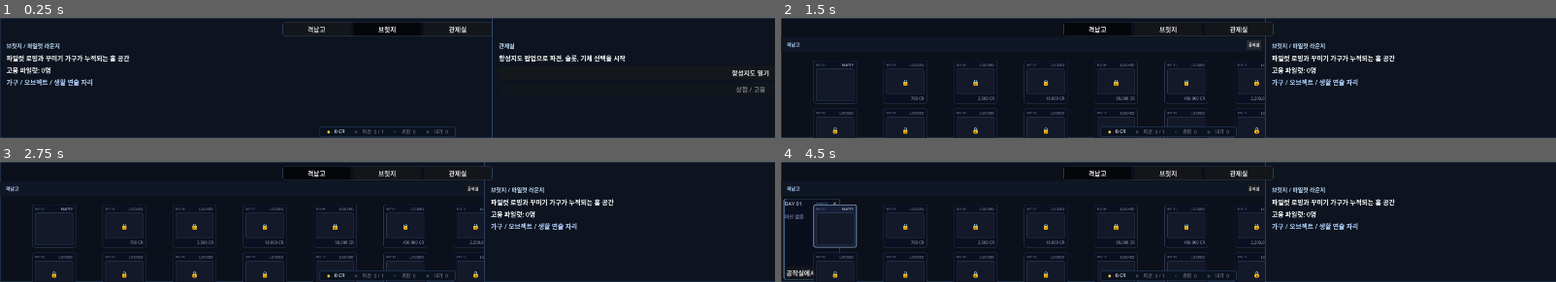
Above: before the commit, frames 1-4 (two rows, left to right).
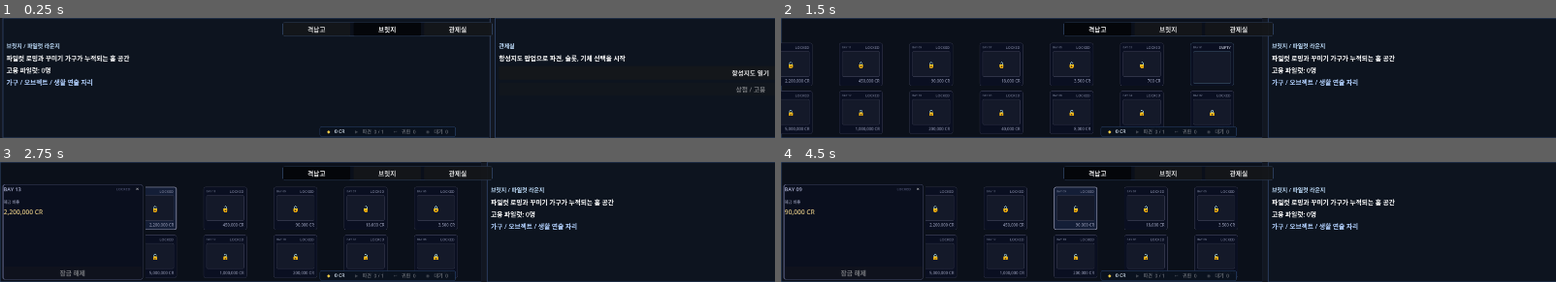
Above: after the commit, the same moments.

Repository: havergooday/dockclicker
Game: Godot game, scene res://scenes/main/main.tscn
Same seed, same stepped clock (60 frames per second), same inputs: the game is played once before the commit and once after it.
Inputs (mouse positions are in pixels of both pictures, inside the frame that each line leads up to):
- Up to frame 1 (0.25 s): no input
- Up to frame 2 (1.5 s): click "격납고" at 0.5 s; click (1253, 44) at 1.25 s, where only the run before the commit has a clickable "공작실"
- Up to frame 3 (2.75 s): click (7, 208) at 2.02 s
- Up to frame 4 (4.5 s): click (920, 189) at 2.75 s, where only the run after the commit has a clickable "✕"; click (835, 225) at 3.52 s; click (920, 204) at 4.25 s, where only the run before the commit has a clickable "✕"

The runs differ from the first frame. In frame 1, 0.7% of the frame differs, in the area x 0-64%, y 0-100%; in frame 2, 5.3%; in frame 3, 5.3%; in frame 4, 6.2%, in the area x 0-63%, y 0-100%.

Commit message:
refactor: HangarZone 헤더 제거, bay 우측 정렬, 구역 격벽 추가
- HangarZone: 격납고 타이틀/공작실 버튼 헤더 제거, 전체 구역 사용
- bay 그리드: 역순 열 배치로 slot 0이 우측 상단에 위치, 초기 스크롤 우측 고정
- 리빌드 시 스크롤 위치 보존 (_bay_scroll_pos)
- ShipCanvas: 격납고/브릿지/관제실 경계에 16px 격벽 추가

Co-Authored-By: Claude Sonnet 4.6 <noreply@anthropic.com>

Diff:
--- a/scripts/ui/hangar_zone.gd
+++ b/scripts/ui/hangar_zone.gd
@@ -13,16 +13,17 @@
 const DRAG_THRESHOLD := 6.0
 const TWEEN_DUR     := 0.22
 
-var _selected_slot: int   = -1
-var _detail_open:   bool  = false
-var _needs_rebuild: bool  = false
-var _scroll_ref:    ScrollContainer = null
-var _drag_start_x:  float = -1.0
-var _drag_start_h:  int   = 0
-var _was_dragging:  bool  = false
-var _grid_zone:     Control = null
-var _detail_zone:   Control = null
-var _layout_root:   Control = null
+var _selected_slot:  int   = -1
+var _detail_open:    bool  = false
+var _needs_rebuild:  bool  = false
+var _scroll_ref:     ScrollContainer = null
+var _drag_start_x:   float = -1.0
+var _drag_start_h:   int   = 0
+var _was_dragging:   bool  = false
+var _grid_zone:      Control = null
+var _detail_zone:    Control = null
+var _layout_root:    Control = null
+var _bay_scroll_pos: int   = 999999
 
 
 func _ready() -> void:
@@ -81,11 +82,10 @@
 	_layout_root = root
 
 	_build_background(root)
-	_build_header(root)
 
 	var content := Control.new()
 	content.set_anchors_preset(Control.PRESET_FULL_RECT)
-	content.offset_top = 86.0
+	content.offset_top = 50.0
 	content.mouse_filter = Control.MOUSE_FILTER_IGNORE
 	root.add_child(content)
 
@@ -128,59 +128,6 @@
 	root.add_child(bg)
 
 
-func _build_header(root: Control) -> void:
-	var bar := Control.new()
-	bar.anchor_left   = 0.0
-	bar.anchor_top    = 0.0
-	bar.anchor_right  = 1.0
-	bar.anchor_bottom = 0.0
-	bar.offset_top    = 48.0
-	bar.offset_bottom = 86.0
-	bar.mouse_filter = Control.MOUSE_FILTER_IGNORE
-
-	var bar_bg := ColorRect.new()
-	bar_bg.set_anchors_preset(Control.PRESET_FULL_RECT)
-	bar_bg.color = Color(0.06, 0.09, 0.15, 0.92)
-	bar_bg.mouse_filter = Control.MOUSE_FILTER_IGNORE
-	bar.add_child(bar_bg)
-
-	var sep := ColorRect.new()
-	sep.set_anchors_preset(Control.PRESET_BOTTOM_WIDE)
-	sep.offset_top = -1.0
-	sep.color = Color(0.22, 0.34, 0.52, 0.65)
-	sep.mouse_filter = Control.MOUSE_FILTER_IGNORE
-	bar.add_child(sep)
-
-	var hbox := HBoxContainer.new()
-	hbox.set_anchors_and_offsets_preset(Control.PRESET_FULL_RECT)
-	hbox.offset_left   = 14
-	hbox.offset_right  = -10
-	hbox.offset_top    = 7
-	hbox.offset_bottom = -7
-	hbox.add_theme_constant_override("separation", 8)
-	bar.add_child(hbox)
-
-	var title := Label.new()
-	title.text = "격납고"
-	title.add_theme_font_size_override("font_size", 12)
-	title.modulate = Color(0.72, 0.84, 1.0)
-	title.size_flags_horizontal = Control.SIZE_EXPAND_FILL
-	hbox.add_child(title)
-
-	var workshop_btn := Button.new()
-	workshop_btn.text = "공작실"
-	workshop_btn.custom_minimum_size = Vector2(0, 24)
-	workshop_btn.add_theme_font_size_override("font_size", 10)
-	workshop_btn.pressed.connect(func():
-		if _selected_slot >= 0:
-			GameState.workshop_preselect_slot = _selected_slot
-		PanelManager.show_panel("workshop")
-	)
-	hbox.add_child(workshop_btn)
-
-	root.add_child(bar)
-
-
 func _build_grid(zone: Control) -> void:
 	var scroll := ScrollContainer.new()
 	scroll.set_anchors_preset(Control.PRESET_FULL_RECT)
@@ -191,8 +138,8 @@
 	_scroll_ref = scroll
 
 	var margin := MarginContainer.new()
-	margin.add_theme_constant_override("margin_top",    20)
-	margin.add_theme_constant_override("margin_bottom", 16)
+	margin.add_theme_constant_override("margin_top",    12)
+	margin.add_theme_constant_override("margin_bottom", 12)
 	margin.add_theme_constant_override("margin_left",   0)
 	margin.add_theme_constant_override("margin_right",  0)
 	margin.mouse_filter = Control.MOUSE_FILTER_IGNORE
@@ -200,19 +147,17 @@
 
 	var cols := HBoxContainer.new()
 	cols.add_theme_constant_override("separation", COL_GAP)
+	cols.alignment = BoxContainer.ALIGNMENT_BEGIN
 	cols.mouse_filter = Control.MOUSE_FILTER_IGNORE
 	margin.add_child(cols)
 
-	var lpad := Control.new()
-	lpad.custom_minimum_size = Vector2(14, 0)
-	lpad.mouse_filter = Control.MOUSE_FILTER_IGNORE
-	cols.add_child(lpad)
-
+	# 우측 정렬: 낮은 인덱스(slot 0)가 우측에 오도록 역순으로 추가
 	var slots := GameState.auto_slots
 	var num_cols: int = ceili(float(slots.size()) / float(ROWS))
-	for c in range(num_cols):
+	for c in range(num_cols - 1, -1, -1):
 		var col_box := VBoxContainer.new()
 		col_box.add_theme_constant_override("separation", ROW_GAP)
+		col_box.alignment = BoxContainer.ALIGNMENT_CENTER
 		col_box.mouse_filter = Control.MOUSE_FILTER_IGNORE
 		cols.add_child(col_box)
 		for r in range(ROWS):
@@ -223,9 +168,11 @@
 				col_box.add_child(_make_slot_placeholder())
 
 	var rpad := Control.new()
-	rpad.custom_minimum_size = Vector2(16, 0)
+	rpad.custom_minimum_size = Vector2(12, 0)
 	rpad.mouse_filter = Control.MOUSE_FILTER_IGNORE
 	cols.add_child(rpad)
+
+	call_deferred("_restore_bay_scroll")
 
 
 func _rebuild_detail() -> void:
@@ -239,12 +186,19 @@
 func _rebuild_grid_content() -> void:
 	if not is_instance_valid(_grid_zone):
 		return
+	if is_instance_valid(_scroll_ref):
+		_bay_scroll_pos = _scroll_ref.scroll_horizontal
 	for child in _grid_zone.get_children():
 		child.queue_free()
 	_scroll_ref   = null
 	_drag_start_x = -1.0
 	_was_dragging = false
 	_build_grid(_grid_zone)
+
+
+func _restore_bay_scroll() -> void:
+	if is_instance_valid(_scroll_ref):
+		_scroll_ref.scroll_horizontal = _bay_scroll_pos
 
 
 # ── 상세 패널 ────────────────────────────────────────────────
--- a/scripts/ui/ship_canvas.gd
+++ b/scripts/ui/ship_canvas.gd
@@ -52,6 +52,7 @@
 
 	_build_background()
 	_build_zone_panels()
+	_build_zone_dividers()
 	_build_nav_bar()
 	_build_star_map_popup()
 
@@ -222,6 +223,36 @@
 
 	_content.add_child(zone)
 	return zone
+
+
+func _build_zone_dividers() -> void:
+	for x in [1200.0, 2420.0]:
+		var wall := ColorRect.new()
+		wall.anchor_left   = 0.0
+		wall.anchor_top    = 0.0
+		wall.anchor_right  = 0.0
+		wall.anchor_bottom = 1.0
+		wall.offset_left   = x - 8.0
+		wall.offset_right  = x + 8.0
+		wall.offset_top    = 0.0
+		wall.offset_bottom = 0.0
+		wall.color = Color(0.07, 0.09, 0.13, 1.0)
+		wall.mouse_filter = Control.MOUSE_FILTER_IGNORE
+		_content.add_child(wall)
+
+		for dx in [-7.0, 6.0]:
+			var edge := ColorRect.new()
+			edge.anchor_left   = 0.0
+			edge.anchor_top    = 0.0
+			edge.anchor_right  = 0.0
+			edge.anchor_bottom = 1.0
+			edge.offset_left   = x + dx
+			edge.offset_right  = x + dx + 2.0
+			edge.offset_top    = 0.0
+			edge.offset_bottom = 0.0
+			edge.color = Color(0.18, 0.26, 0.40, 0.85)
+			edge.mouse_filter = Control.MOUSE_FILTER_IGNORE
+			_content.add_child(edge)
 
 
 func _build_star_map_popup() -> void:
